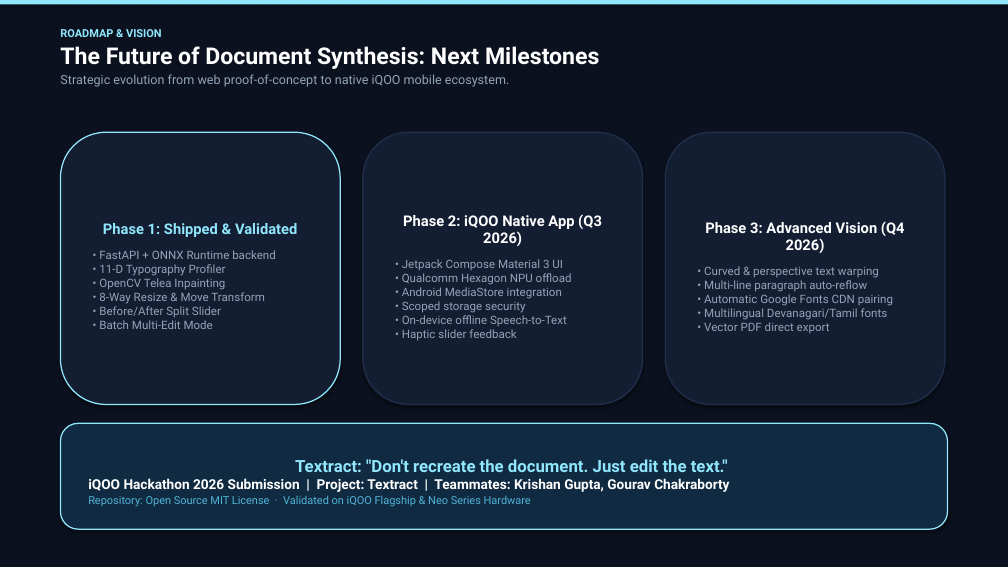
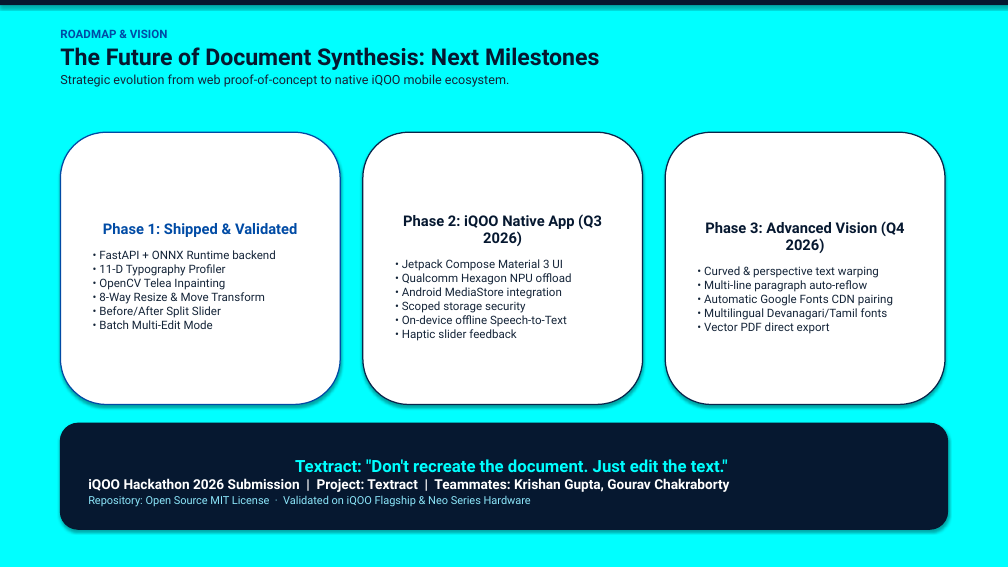
Before and after one commit to gou2005/Textract, a slide deck: slide 12 of Textract_iQOO_Hackathon_2026.pptx. Drawn at 1008x567 pixels with LibreOffice and Linux fonts; fonts in the diff are those of the drawing. Boxes give left, top, right and bottom in pixels: in the first picture for what was removed or moved away, otherwise in the second. Text is boxed around its words. In the diff, an @@ line names an element or a change of style, - is before the commit and + after.

Commit message:
Update PPT presentation background theme to pure cyan (#00FFFF) with high-contrast typography

```diff
--- a/Textract_iQOO_Hackathon_2026.pptx
+++ b/Textract_iQOO_Hackathon_2026.pptx
@@ rectangle at bbox=[0, 0, 1008, 567]: fill #0B111E to #00FFFF @@
@@ rectangle at bbox=[0, 0, 1008, 5]: fill #90E6FC to #061830 @@
@@ text "ROADMAP & VISION" at bbox=[60, 29, 599, 87]: size 10.5 to 11 pt, text colour #90E6FC to #004BA5 in "ROADMAP & VISION"; text colour #FFFFFF to #061830 in "The Future of Document Synthesis: Next Milestones"; text colour #94A3B8 to #142438 in "Strategic evolution from web proof-of-concept to native ..." @@
@@ rounded rectangle "Phase 1: Shipped & Validated" at bbox=[60, 132, 340, 405]: text colour #90E6FC to #004BA5 in "Phase 1: Shipped & Validated"; text colour #94A3B8 to #142438 in "• FastAPI + ONNX Runtime backend • ..."; fill #131E32 to #FFFFFF; outline #90E6FC 1.2 pt to #004BA5 1.2 pt @@
@@ rounded rectangle "Phase 2: iQOO Native App ..." at bbox=[363, 132, 643, 405]: text colour #FFFFFF to #061830 in "Phase 2: iQOO Native App (Q3 2026)"; text colour #94A3B8 to #142438 in "• Jetpack Compose Material 3 UI • ..."; fill #131E32 to #FFFFFF; outline #20304C 1.2 pt to #08264B 1.2 pt @@
@@ rounded rectangle "Phase 3: Advanced Vision (Q4 ..." at bbox=[665, 132, 945, 405]: text colour #FFFFFF to #061830 in "Phase 3: Advanced Vision (Q4 2026)"; text colour #94A3B8 to #142438 in "• Curved & perspective text warping • ..."; fill #131E32 to #FFFFFF; outline #20304C 1.2 pt to #08264B 1.2 pt @@
@@ rounded rectangle "Textract: "Don't recreate the document. ..." at bbox=[60, 423, 948, 529]: fill #102A41 to #061830; outline #90E6FC 1.2 pt to #061830 1.2 pt @@
@@ text in rounded rectangle at bbox=[88, 459, 728, 507]: text colour #90E6FC to #00FFFF in "Textract: "Don't recreate the document. Just edit ..."; text colour #50B4D7 to #8CE6FA in "Repository: Open Source MIT License · Validated ..." @@
```
Also in this commit, not shown: 11 other slides changed, 1 other file.
